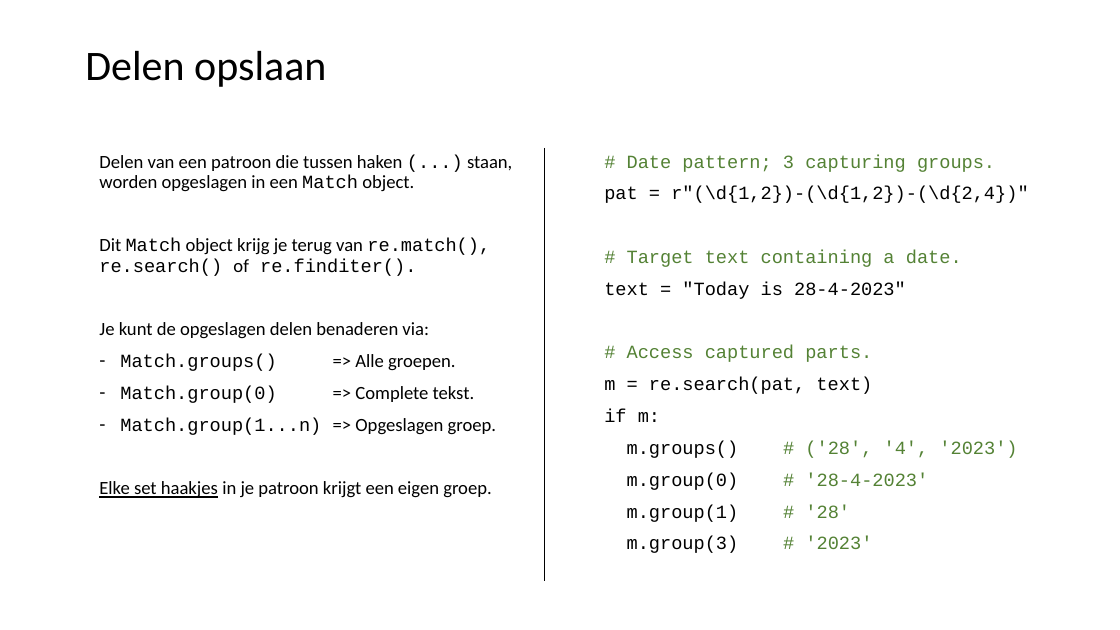
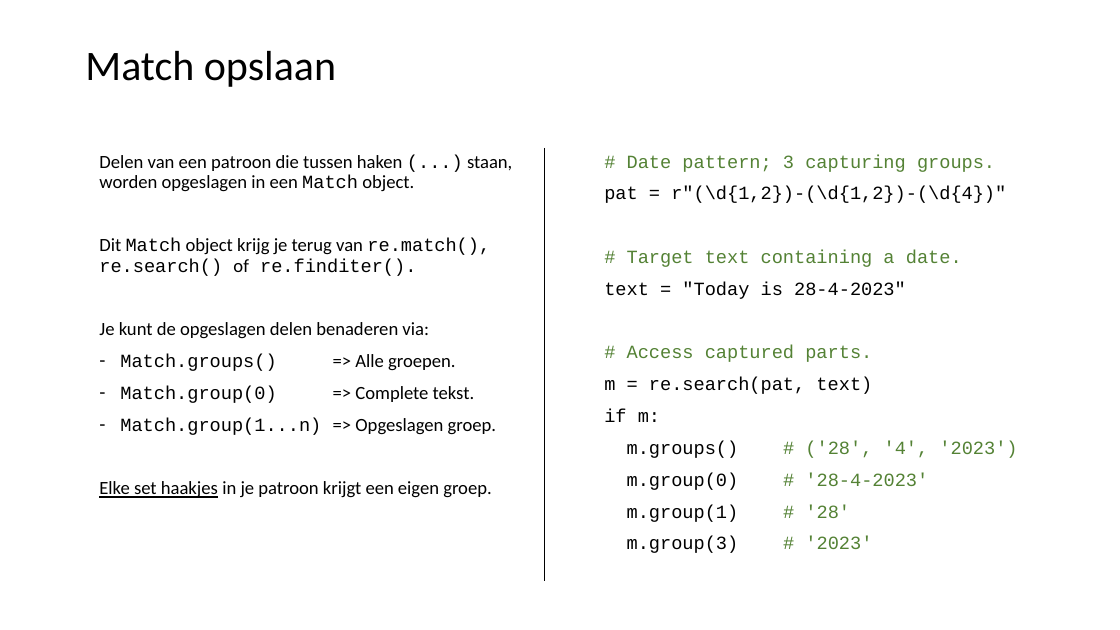
Before and after one commit to LFKoning/knowledge-sharing, a slide deck: slide 22 of python_trainees/5_nlp/python_traineeship_5.pptx (slide 28 before the commit). Drawn at 1120x630 pixels with LibreOffice and Linux fonts; fonts in the diff are those of the drawing. Boxes give left, top, right and bottom in pixels: in the first picture for what was removed or moved away, otherwise in the second. Text is boxed around its words. In the diff, an @@ line names an element or a change of style, - is before the commit and + after.

```diff
--- a/python_trainees/5_nlp/python_traineeship_5.pptx
+++ b/python_trainees/5_nlp/python_traineeship_5.pptx
@@ title at <box>85,51,336,87</box>: text changed @@
-Delen opslaan
+Match opslaan
@@ text at <box>604,186,1006,203</box>: text changed @@
-pat = r"(\d{1,2})-(\d{1,2})-(\d{2,4})"
+pat = r"(\d{1,2})-(\d{1,2})-(\d{4})"
```
Also in this commit, not shown: 18 other slides changed, 2 slides removed, 1 other file.
